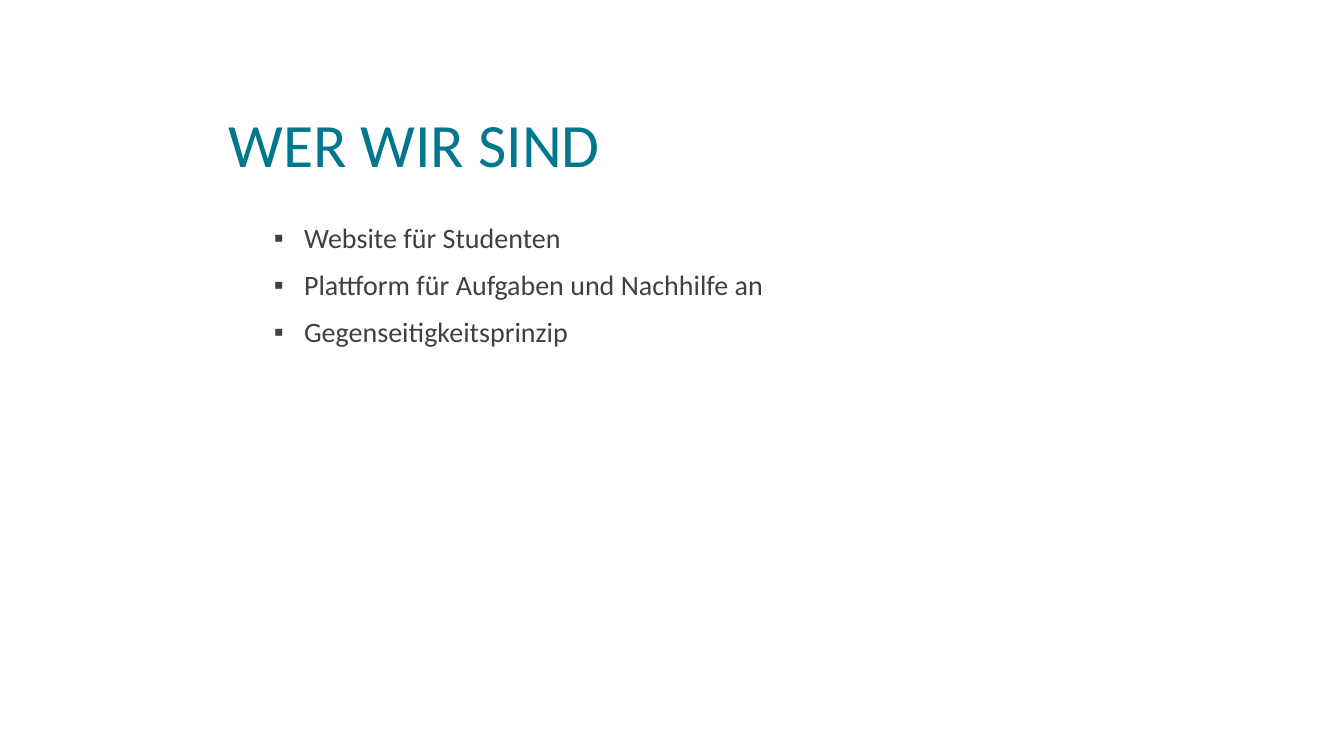
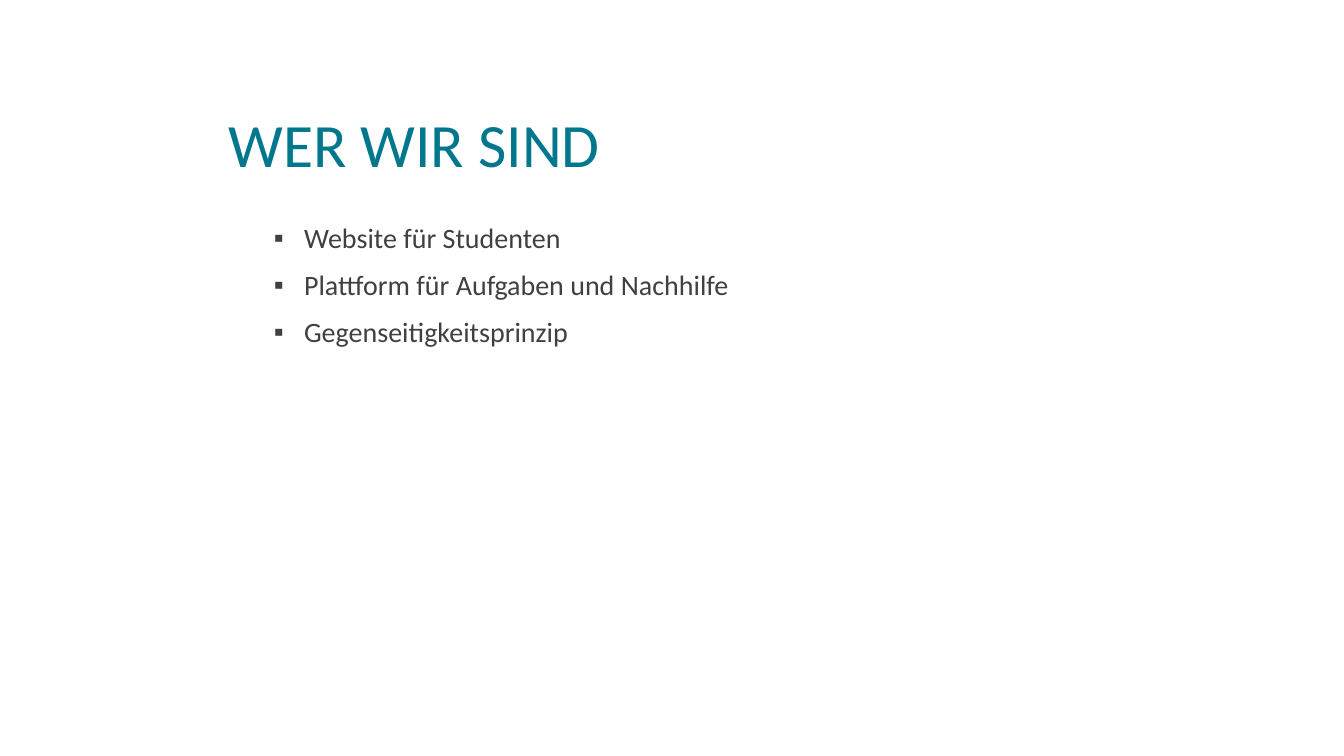
Before and after one commit to magharmi/StudentenFuerStudenten, a slide deck: slide 3 of websitePPneu.pptx. Drawn at 1344x756 pixels with LibreOffice and Linux fonts; fonts in the diff are those of the drawing; background and template pictures are left out. Boxes give left, top, right and bottom in pixels: in the first picture for what was removed or moved away, otherwise in the second. Text is boxed around its words. In the diff, an @@ line names an element or a change of style, - is before the commit and + after.

```diff
--- a/websitePPneu.pptx
+++ b/websitePPneu.pptx
@@ text at [304,275,729,300]: text changed @@
-  ▪ Plattform für Aufgaben und Nachhilfe an
+  ▪ Plattform für Aufgaben und Nachhilfe
```
Also in this commit, not shown: 20 other slides changed.
